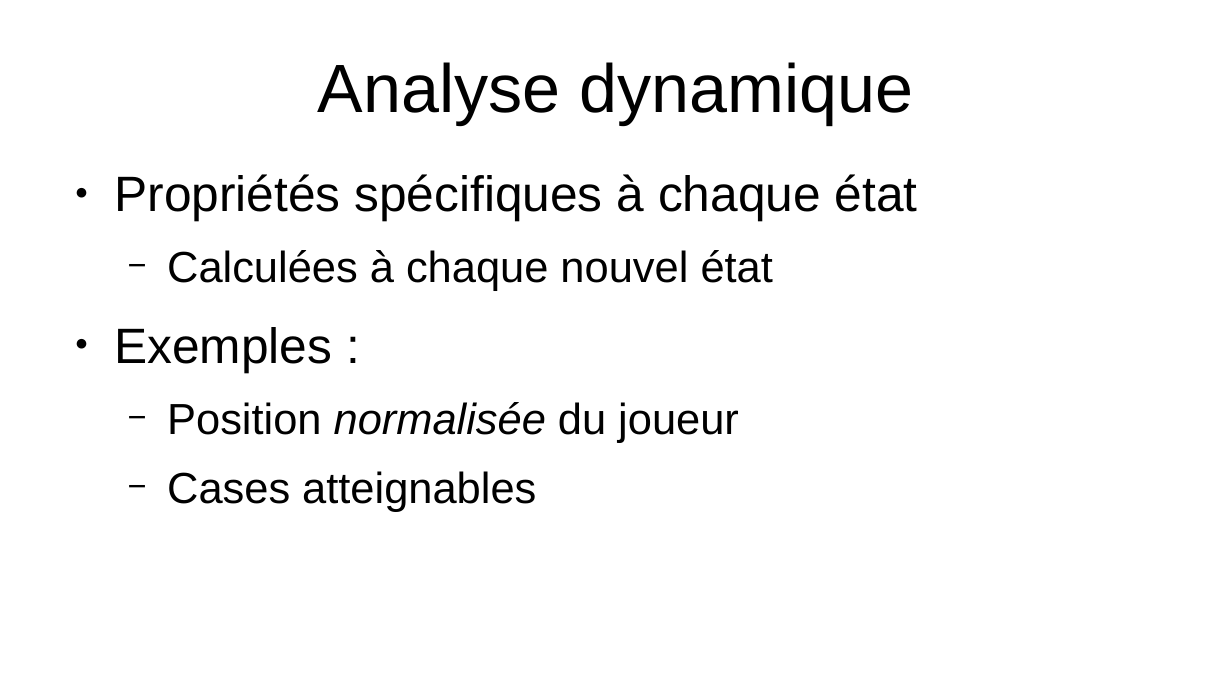
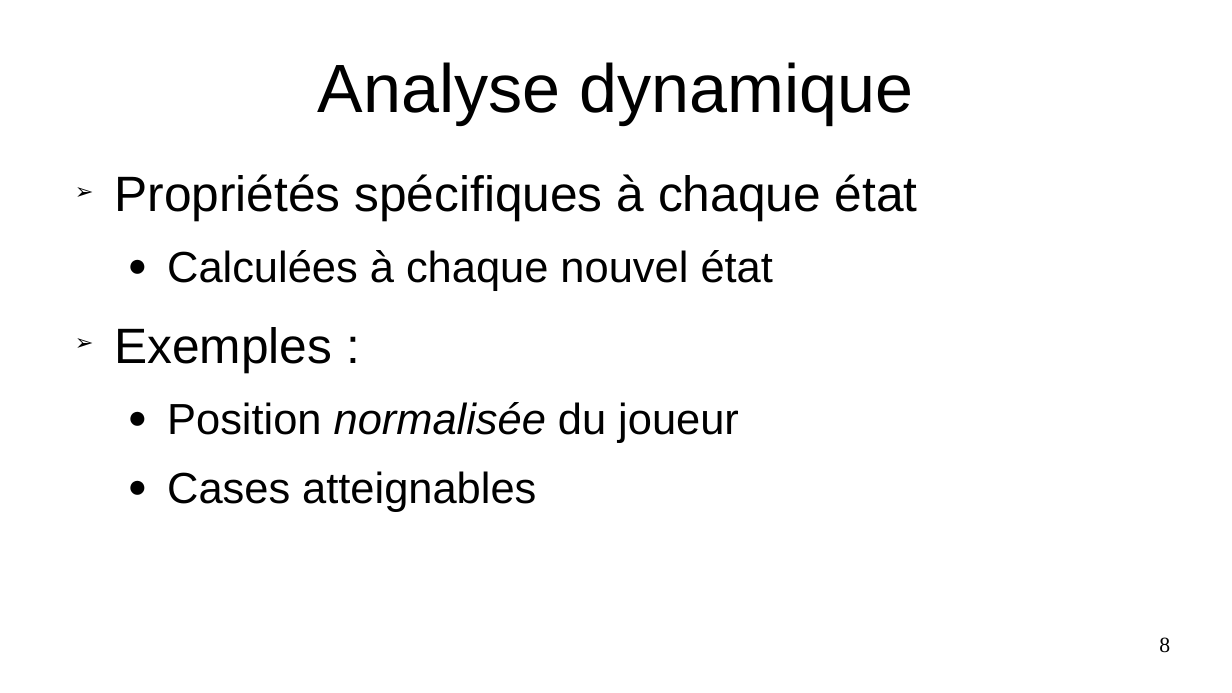
Before and after one commit to PoulpoGaz/sokoshell, a slide deck: slide 8 of documents/presentation.odp (slide 9 before the commit). Drawn at 1232x693 pixels with LibreOffice and Linux fonts; fonts in the diff are those of the drawing. Boxes give left, top, right and bottom in pixels: in the first picture for what was removed or moved away, otherwise in the second. Text is boxed around its words. In the diff, an @@ line names an element or a change of style, - is before the commit and + after.

```diff
--- a/documents/presentation.odp
+++ b/documents/presentation.odp
@@ text "Propriétés spécifiques à chaque état" at (114, 174, 918, 512): bullet ● to ➢; bullet − to ● @@
@@ page number added at (1159, 637, 1170, 653), 14 pt, text #000000 @@
+8
```
Also in this commit, not shown: 10 other slides changed, 1 slide removed.
